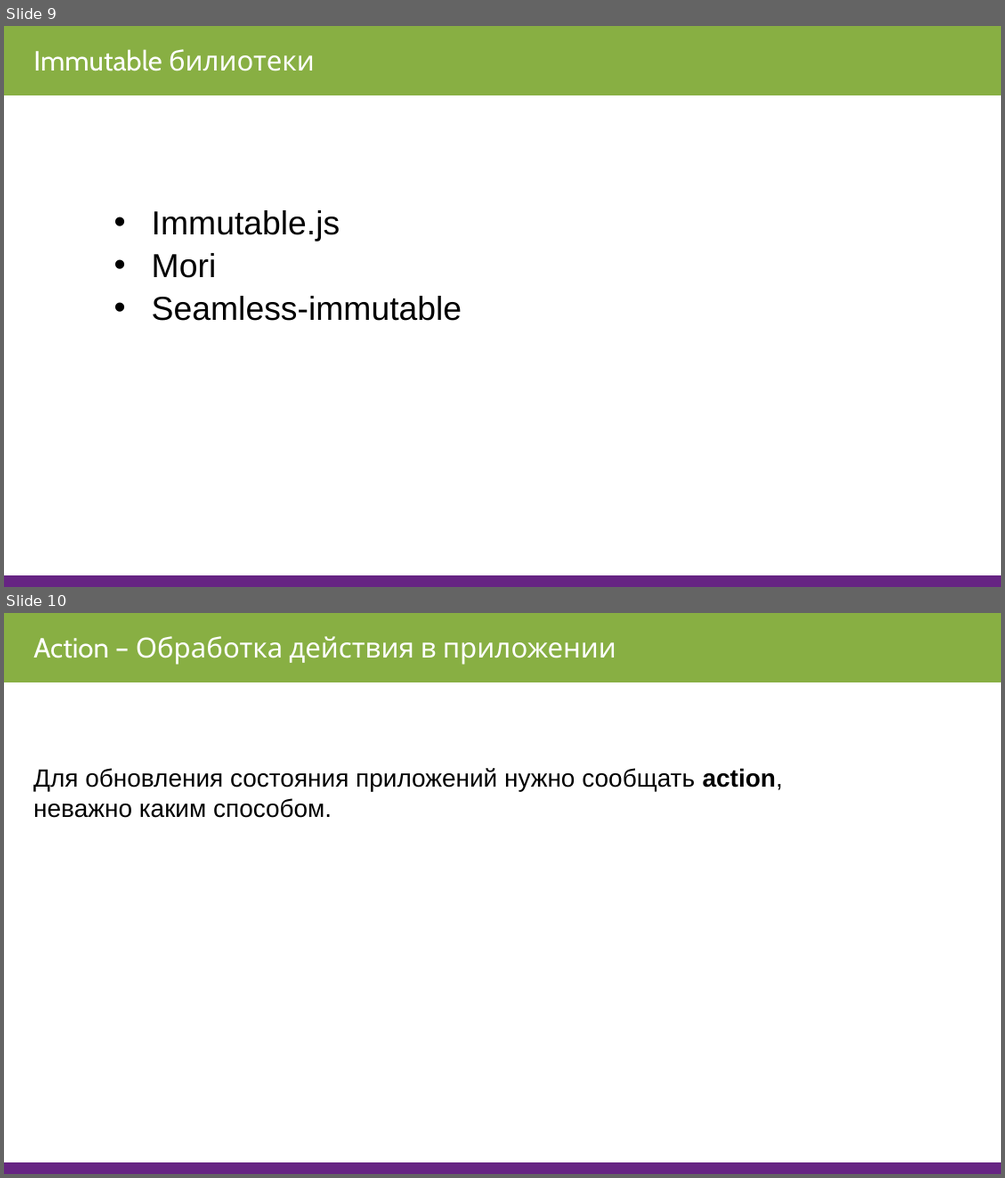
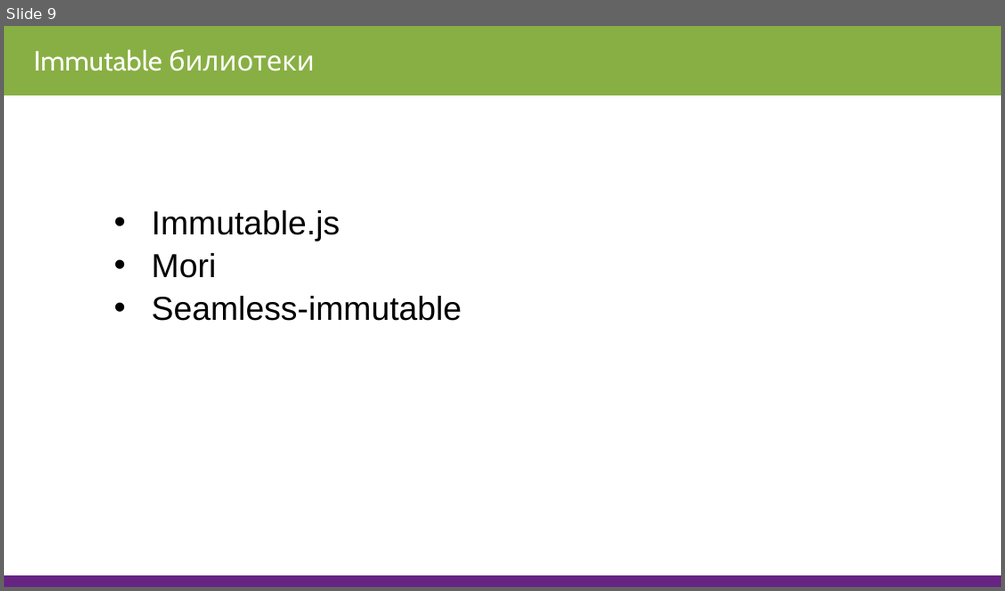
Before and after one commit to StKovalev/javascript-junior, a slide deck: 2019/III. Redux/3.3 Immutable, Action, Action Creators/Immutable, Action, Action Creators.pptx. Shown one above the other, each under a label of ours: slides 9 and 10 before the commit, slide 9 after it. The pictures are 1005x1178 and 1005x591 pixels, drawn with LibreOffice and Linux fonts; fonts in the diff are those of the drawing. Boxes give left, top, right and bottom in pixels: in the first picture for what was removed or moved away, otherwise in the second. Text is boxed around its words. In the diff, an @@ line names an element or a change of style, - is before the commit and + after.

```diff
--- a/2019/III. Redux/3.3 Immutable, Action, Action Creators/Immutable, Action, Action Creators.pptx
+++ b/2019/III. Redux/3.3 Immutable, Action, Action Creators/Immutable, Action, Action Creators.pptx
@@ slide 10 removed at <box>4,613,1001,1174</box>, background #FFFFFF @@
@@ rectangle removed at <box>4,613,1001,682</box> @@
@@ text removed at <box>33,636,616,665</box> @@
-Action – Обработка действия в приложении
@@ text removed at <box>33,768,783,818</box> @@
-Для обновления состояния приложений нужно сообщать action, неважно каким способом.
@@ rectangle removed at <box>4,1162,1001,1174</box> @@
```
Also in this commit, not shown: 1 slide changed, 4 other slides removed, 2 other files.
